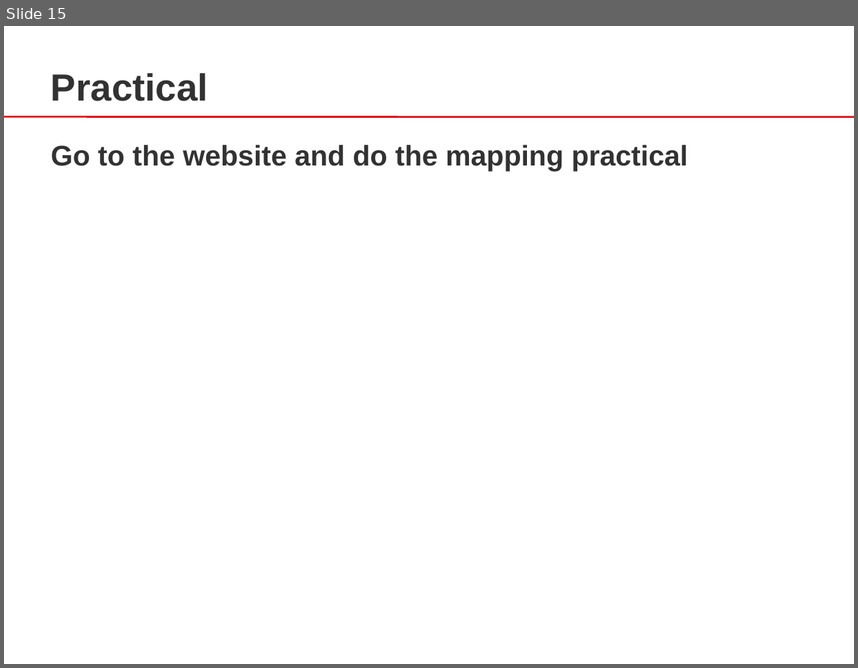
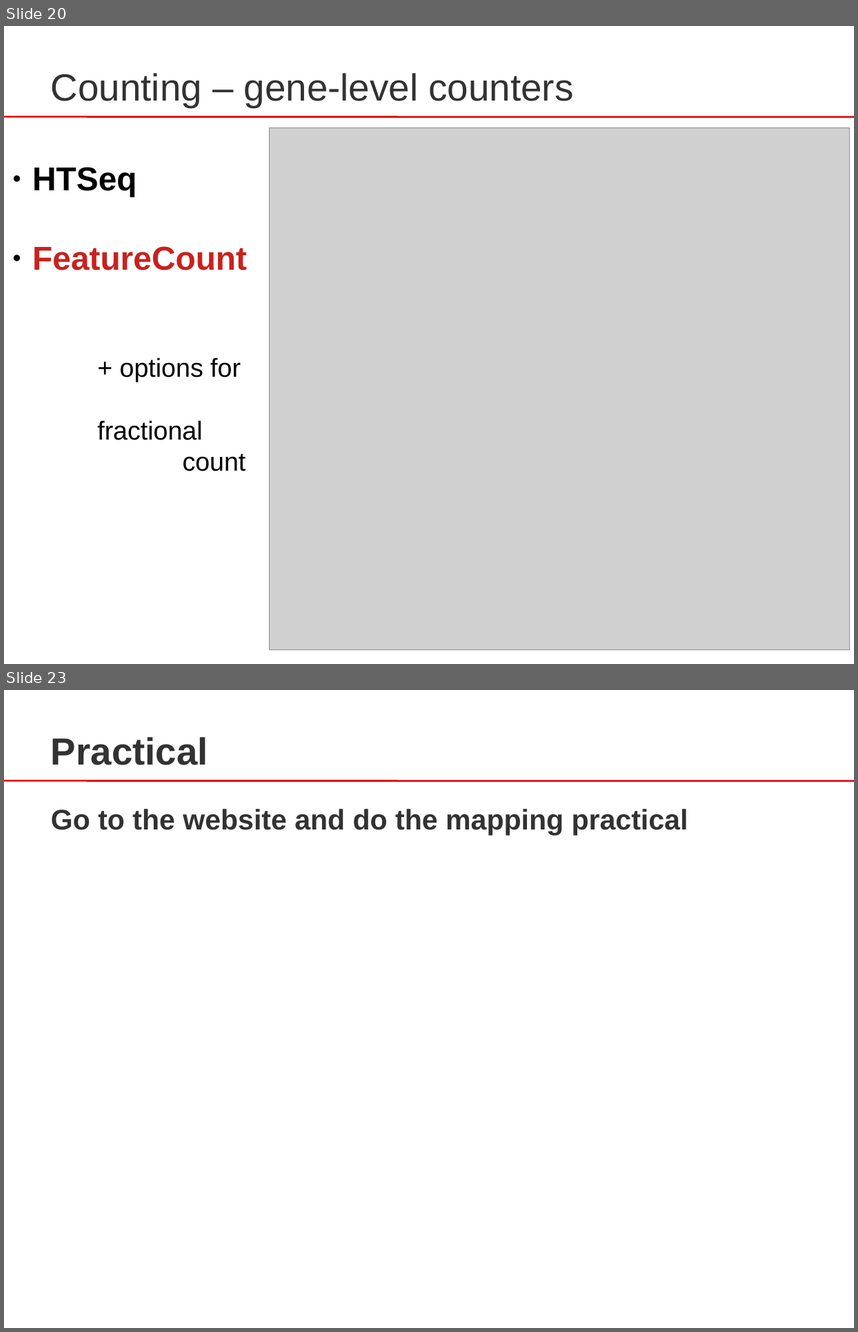
Before and after one commit to sib-swiss/RNAseq-introduction-training, a slide deck: docs/assets/pptx/RNA-Seq_04_Mapping.pptx. Shown one above the other, each under a label of ours: slide 15 before the commit, slides 20 and 23 after it; the slides between them are not shown. The pictures are 858x668 and 858x1332 pixels, drawn with LibreOffice and Linux fonts; fonts in the diff are those of the drawing; grey boxes stand for pictures. Boxes give left, top, right and bottom in pixels: in the first picture for what was removed or moved away, otherwise in the second. Text is boxed around its words. In the diff, an @@ line names an element or a change of style, - is before the commit and + after.

Commit message:
added little part on counting in mapping slides

```diff
--- a/docs/assets/pptx/RNA-Seq_04_Mapping.pptx
+++ b/docs/assets/pptx/RNA-Seq_04_Mapping.pptx
@@ slide 20 added at (4,26,854,664), background #FFFFFF; not listed: 1 template element that a slide beside it also shows @@
@@ text added at (51,73,574,107), 32 pt, text #323232 @@
+Counting – gene-level counters
@@ picture added at (269,128,850,649) @@
@@ text added at (32,167,247,270), 28 pt, text #C9211E, bold @@
+● HTSeq
+● FeatureCount
@@ text added at (97,357,246,471), 22 pt, text #000000 @@
++ options for
+fractional
+count
@@ what was slide 15 is now slide 23 @@
```
Also in this commit, not shown: 7 other slides added, 1 other file.
